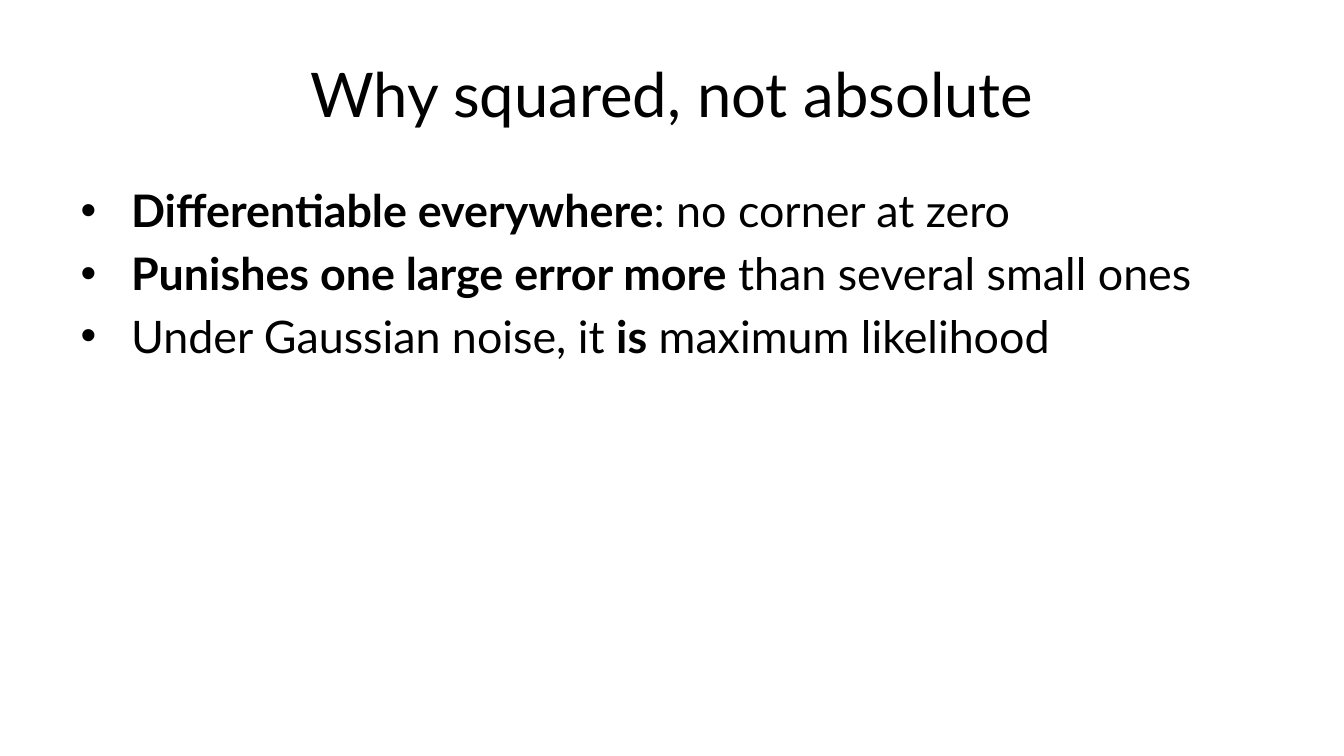
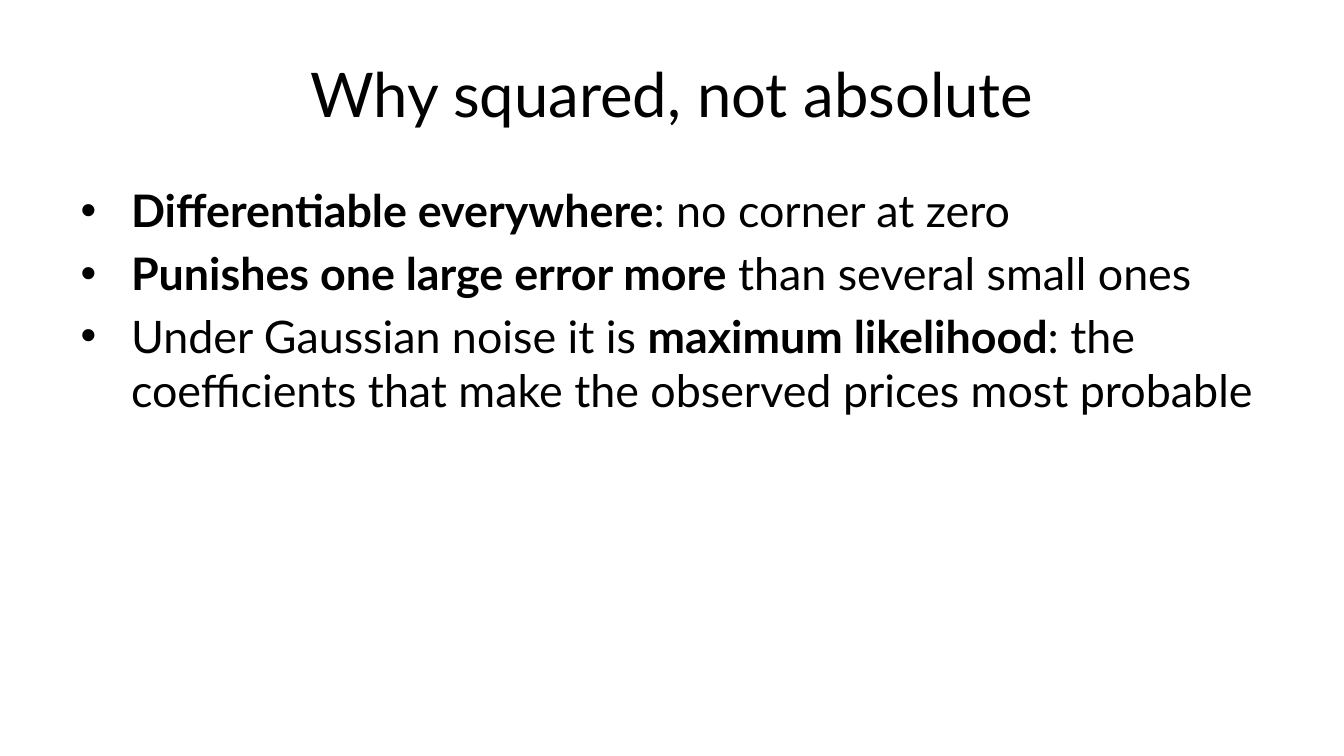
Before and after one commit to fabioantonini/technologies-for-artificial-intelligence, a slide deck: slide 8 of Lessons/03_regression/Slides/regression_slides.pptx. Drawn at 1344x756 pixels with LibreOffice and Linux fonts; fonts in the diff are those of the drawing; background and template pictures are left out. Boxes give left, top, right and bottom in pixels: in the first picture for what was removed or moved away, otherwise in the second. Text is boxed around its words. In the diff, an @@ line names an element or a change of style, - is before the commit and + after.

```diff
--- a/Lessons/03_regression/Slides/regression_slides.pptx
+++ b/Lessons/03_regression/Slides/regression_slides.pptx
@@ text at bbox=[131, 319, 1253, 415]: text changed @@
-• Under Gaussian noise, it is maximum likelihood
+• Under Gaussian noise it is maximum likelihood: the coefficients that make the observed prices most probable
```
Also in this commit, not shown: 13 other slides changed, 6 other files.
